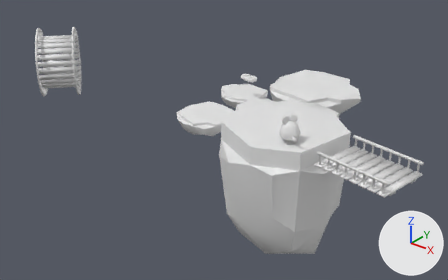
Before and after pictures for a commit that changed the Blender file examples/assets/levels/level.blend.
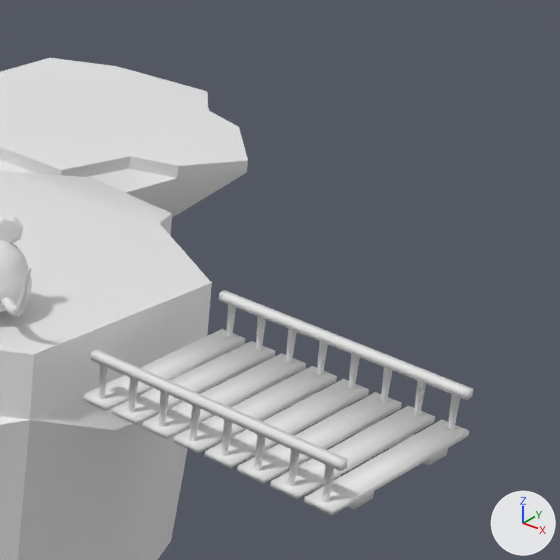
There are two pictures of each version: one whole from a 50 mm camera at (16.88, -29.07, 12.49) aimed at (-0.36, -7.52, -0.88), one close up on the part from 65% to 100% of the width and 19% to 75% of the height. Lighting does not change. The marker at lower right points along +X, +Y and +Z. Materials are left out; every surface is plain grey.

In view in the first close-up: 'Collection.001', 'Collection.004', 'Collection.009', 'FlatBridge'.
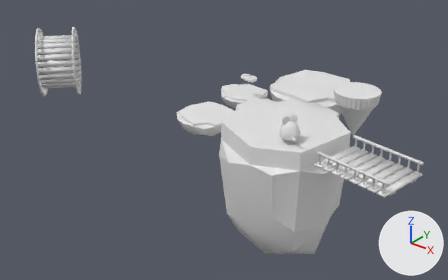
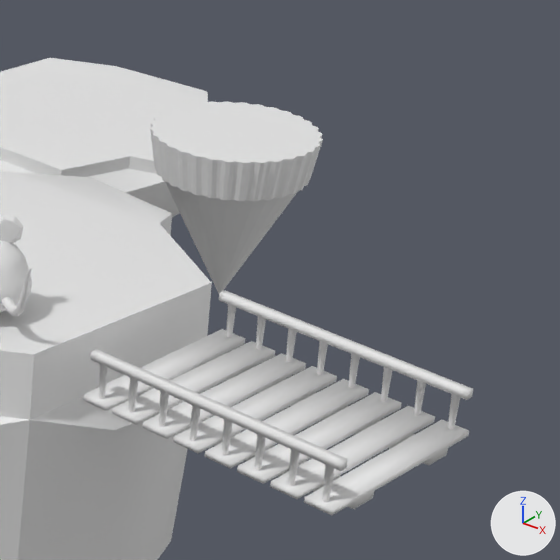
What differs and where, as boxes [x1, y1, x2, y2] in the close-ups (560 x 560 px):
'Cone', added
    after: [150, 101, 323, 293]

What the commit changed:
Mesh me_cone is new.
It has 321 vertices, 289 faces and spans x -1.16..1.16, y -1.16..1.16, z -1.5..1.0.
Object 'Cone' (ob_cone) is new; it shows me_cone.
Its location is (4.17, -2.69, -0.12).
Its rotation in degrees is (0, 180, 0).
